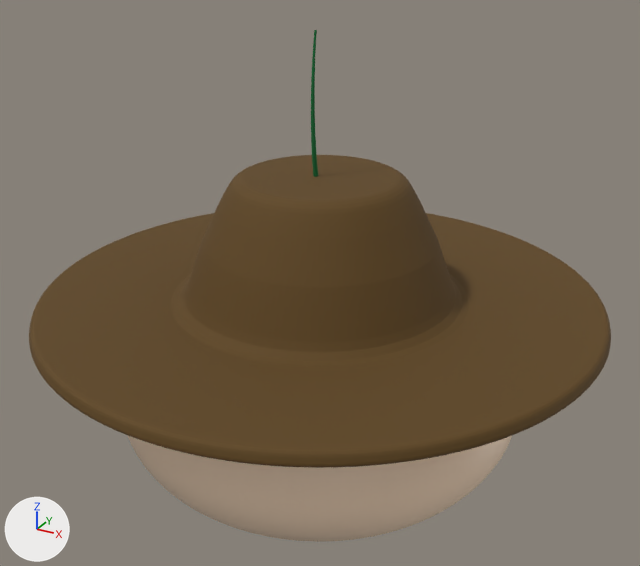
The Blender file Assets/mage.blend: old version first, new version second.
Rendered twice from a camera (50 mm lens) standing at (1.92, -3.48, 8.9) and looking at (0.01, -0.01, 7.17). Lighting does not change. The marker at lower left points along +X, +Y and +Z.
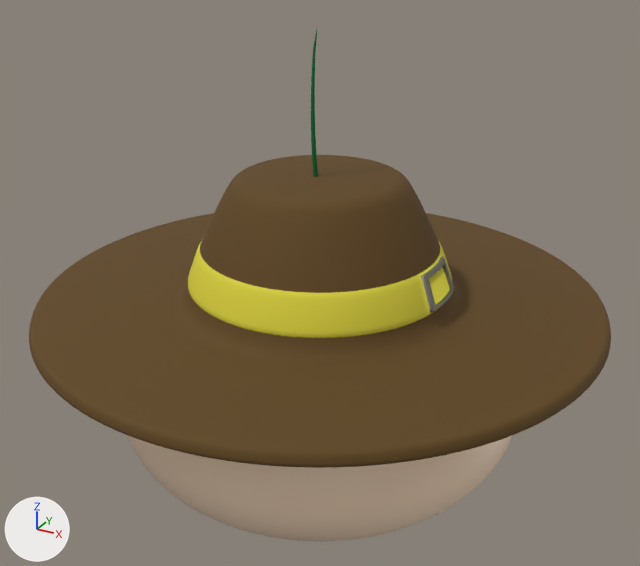
What changed in the scene script:
```text
Add mat_hat_002:
    mat_hat_002 = principled_material('hat.002')
    mat_hat_002.base_color = (0.284, 0.282, 0.236)  # grey #919185
    mat_hat_002.metallic = 1.0
    mat_hat_002.roughness = 0.645
Add mat_hat_001:
    mat_hat_001 = principled_material('hat.001')
    mat_hat_001.base_color = (0.718, 0.655, 0.0456)  # yellow #dcd43c
    mat_hat_001.roughness = 0.851
Add me_cone_004:
    me_cone_004.from_pydata(...)  # 220 vertices, 198 faces; spans x 0.827..0.959, y -0.183..0.229, z -0.02..0.171
    me_cone_004.polygons.foreach_set('use_smooth', [True] * 198)
    me_cone_004.materials.append(mat_hat_002)  # grey #919185
Add me_cone_003:
    me_cone_003.from_pydata(...)  # 1320 vertices, 1194 faces; spans x -0.94..0.94, y -0.94..0.94, z -0.05..0.21
    me_cone_003.polygons.foreach_set('use_smooth', [True] * 1194)
    me_cone_003.materials.append(mat_hat_001)  # yellow #dcd43c
Add ob_buckle:
    ob_buckle = bpy.data.objects.new('buckle', me_cone_004)
    ob_buckle.parent = ob_cone
    ob_buckle.matrix_parent_inverse = Matrix(((1.492, 0.0, 0.0, 0.0), (0.0, 1.492, 0.0, 0.0), (0.0, 0.0, 1.174, -8.467), (0.0, 0.0, 0.0, 1.0)))
    ob_buckle.location = (0.0, 0.0, 7.214)
    ob_buckle.scale = (0.679, 0.679, 0.864)
Add ob_strip:
    ob_strip = bpy.data.objects.new('strip', me_cone_003)
    ob_strip.parent = ob_cone
    ob_strip.matrix_parent_inverse = Matrix(((1.492, 0.0, 0.0, 0.0), (0.0, 1.492, 0.0, 0.0), (0.0, 0.0, 1.174, -8.467), (0.0, 0.0, 0.0, 1.0)))
    ob_strip.location = (0.0, 0.0, 7.214)
    ob_strip.scale = (0.679, 0.679, 0.864)
```

Pixel boxes (x1, y1, x2, y2) of what changed, in the pictures (640 x 566 px):
'strip', added (yellow)
    after: (188, 242, 452, 338)
'buckle', added
    after: (421, 257, 454, 313)
